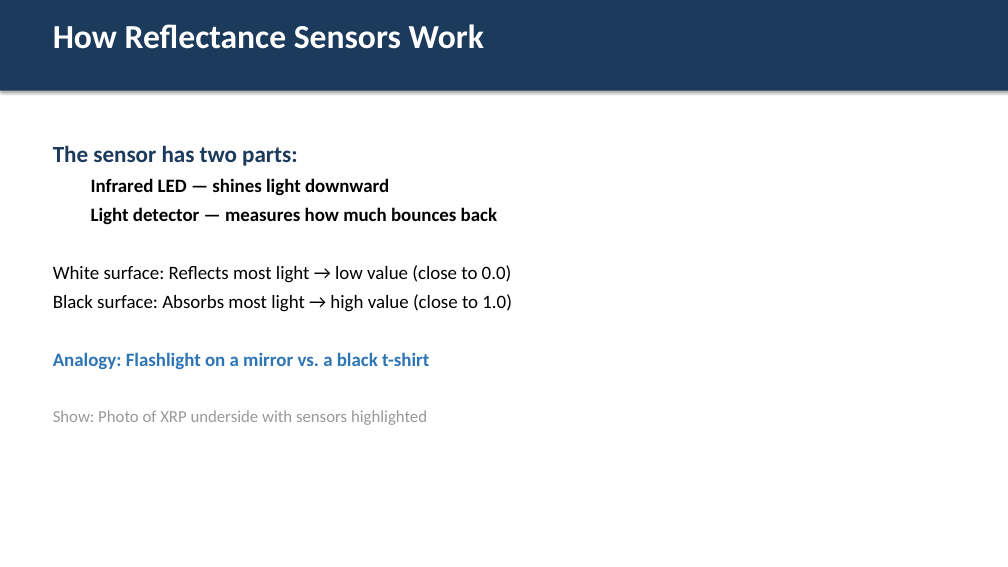
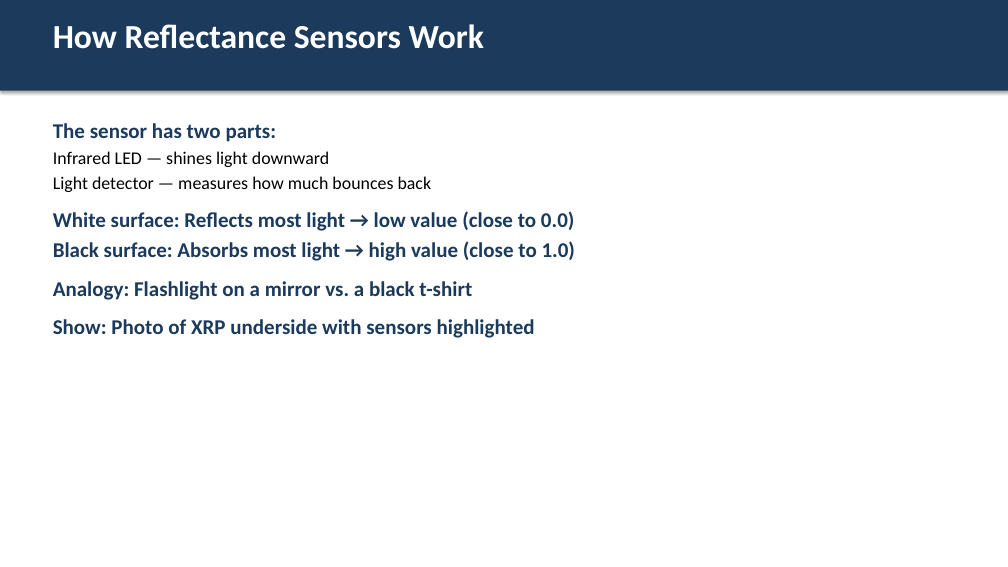
Before and after one commit to bradamiller/IntoToPython, a slide deck: slide 3 of module-02-line-tracking/slides/01-the-reflectance-sensor.pptx. Drawn at 1008x567 pixels with LibreOffice and Linux fonts; fonts in the diff are those of the drawing. Boxes give left, top, right and bottom in pixels: in the first picture for what was removed or moved away, otherwise in the second. Text is boxed around its words. In the diff, an @@ line names an element or a change of style, - is before the commit and + after.

```diff
--- a/module-02-line-tracking/slides/01-the-reflectance-sensor.pptx
+++ b/module-02-line-tracking/slides/01-the-reflectance-sensor.pptx
@@ text "The sensor has two parts:" at box(53, 123, 575, 338): size 22 to 20 pt in "The sensor has two parts:"; size 18 to 17 pt, bold off in "Infrared LED — shines light downward", "Light detector — measures how much bounces ..."; size 18 to 20 pt in "White surface: Reflects most light → low ...", "Black surface: Absorbs most light → high ...", "Analogy: Flashlight on a mirror vs. a ..."; text colour #000000 to #1B3A5C in "White surface: Reflects most light → low ...", "Black surface: Absorbs most light → high ..."; bold on in "White surface: Reflects most light → low ...", "Black surface: Absorbs most light → high ...", "Show: Photo of XRP underside with sensors ..."; text colour #2E75B6 to #1B3A5C in "Analogy: Flashlight on a mirror vs. a ..."; size 16 to 20 pt, text colour #999999 to #1B3A5C in "Show: Photo of XRP underside with sensors ..."; less space between paragraphs; list level 2 to 1 in "Infrared LED — shines light ..."; list level 2 to 1 in "Light detector — measures how ..." @@
```
Also in this commit, not shown: 9 other slides changed, 40 other files.
